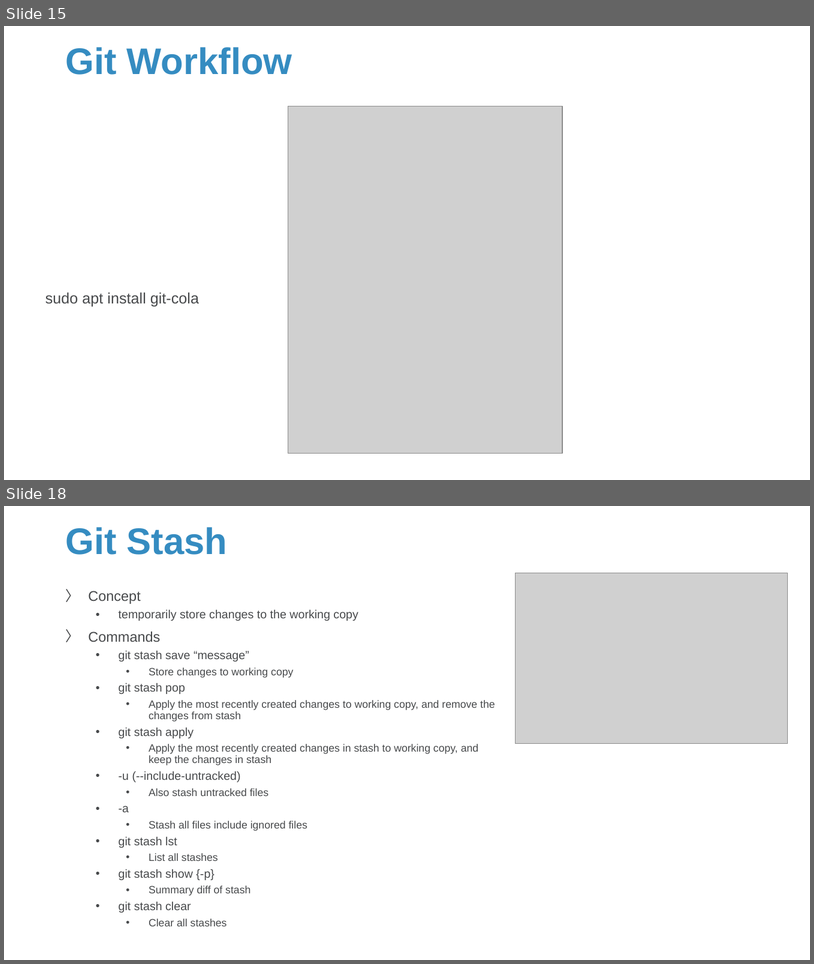
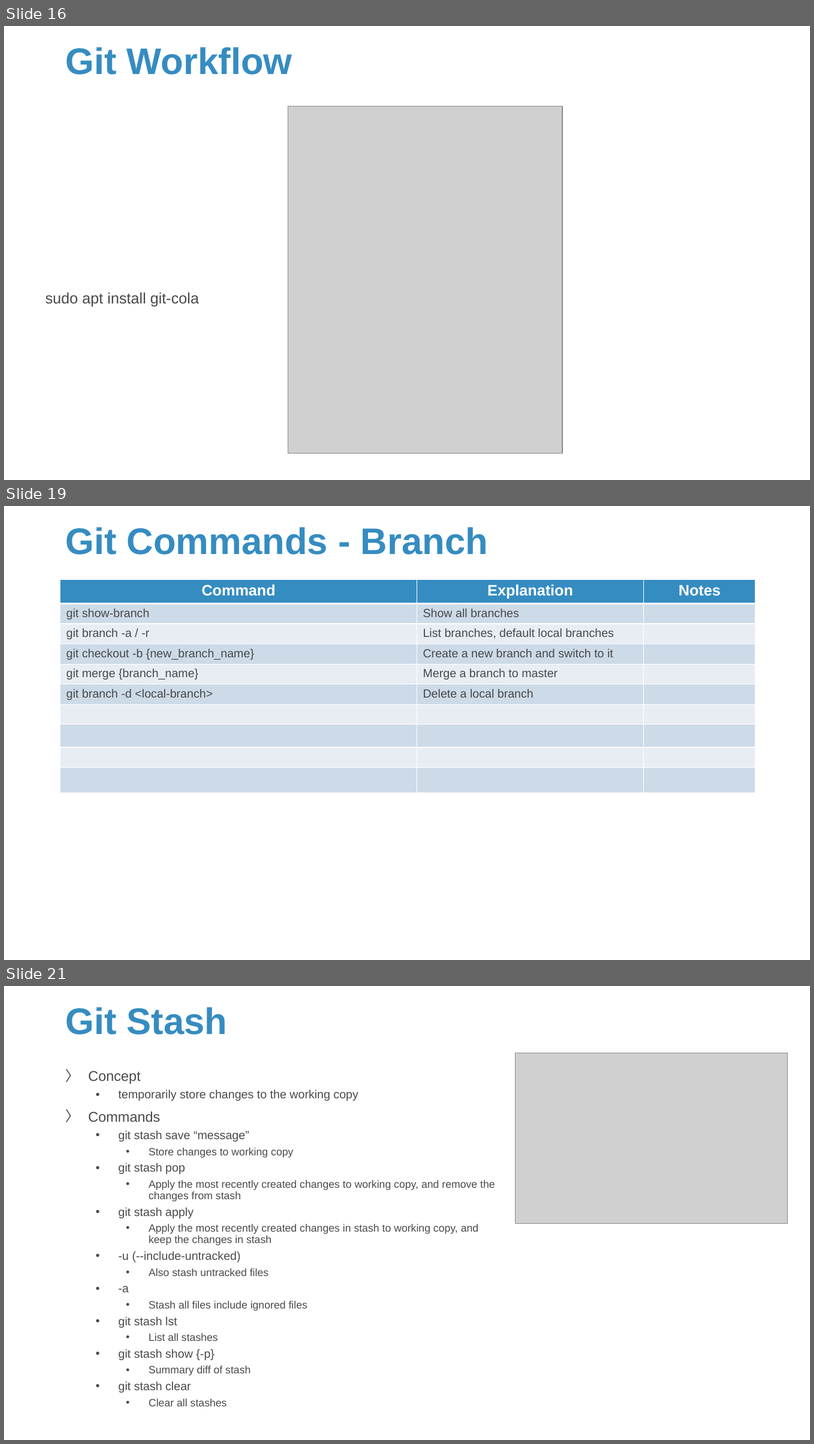
Before and after one commit to Sparks-Lu/TechNotes, a slide deck: Linux/Linux_Notes.pptx. Shown one above the other, each under a label of ours: slides 15 and 18 before the commit, slides 16, 19 and 21 after it; the slides between them are not shown. The pictures are 814x964 and 814x1444 pixels, drawn with LibreOffice and Linux fonts; fonts in the diff are those of the drawing; grey boxes stand for pictures; background and template pictures are left out. Boxes give left, top, right and bottom in pixels: in the first picture for what was removed or moved away, otherwise in the second. Text is boxed around its words. In the diff, an @@ line names an element or a change of style, - is before the commit and + after.

```diff
--- a/Linux/Linux_Notes.pptx
+++ b/Linux/Linux_Notes.pptx
@@ slide 19 added at [4,506,810,960], background picture (left out) @@
@@ title added at [65,527,488,555], 44 pt, text #358CC1, bold @@
+Git Commands - Branch
@@ table added at [60,579,756,942], 10 rows, 3 columns @@
+Command | Explanation | Notes
+git show-branch | Show all branches | 
+git branch -a / -r | List branches, default local branches | 
+git checkout -b {new_branch_name} | Create a new branch and switch to it | 
+git merge {branch_name} | Merge a branch to master | 
+git branch -d <local-branch> | Delete a local branch | 
+ |  | 
+ |  | 
+ |  | 
+ |  | 
@@ what was slide 15 is now slide 16 @@
@@ what was slide 18 is now slide 21 @@
```
Also in this commit, not shown: 6 slides changed, 9 other slides added, 1 other file.
